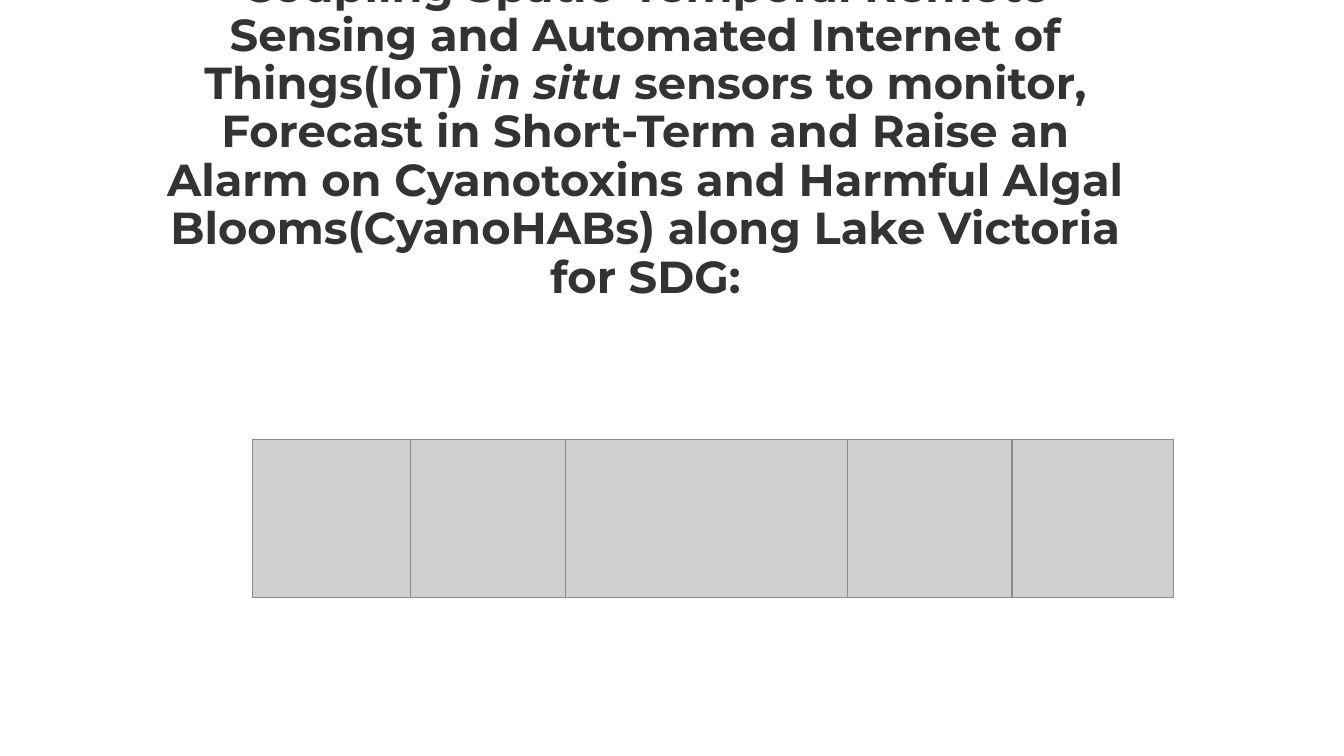
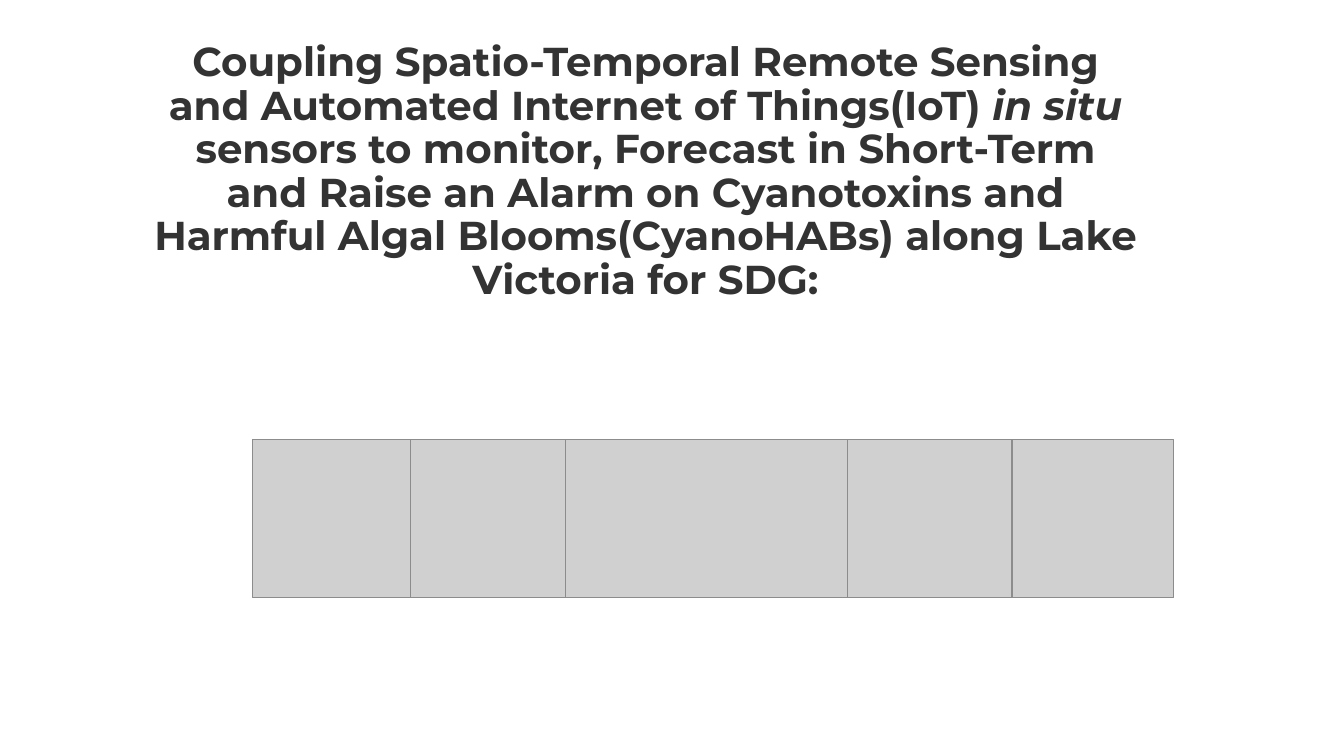
Before and after one commit to OkomoJacob/FinalYearProject, a slide deck: slide 1 of pptx.pptx. Drawn at 1344x756 pixels with LibreOffice and Linux fonts; fonts in the diff are those of the drawing; grey boxes stand for pictures. Boxes give left, top, right and bottom in pixels: in the first picture for what was removed or moved away, otherwise in the second. Text is boxed around its words. In the diff, an @@ line names an element or a change of style, - is before the commit and + after.

```diff
--- a/pptx.pptx
+++ b/pptx.pptx
@@ title "Coupling Spatio-Temporal Remote Sensing and ..." at [154,44,1136,295]: size 32 to 28.8 pt @@
```
Also in this commit, not shown: 1 other slide changed, 1 other file.
